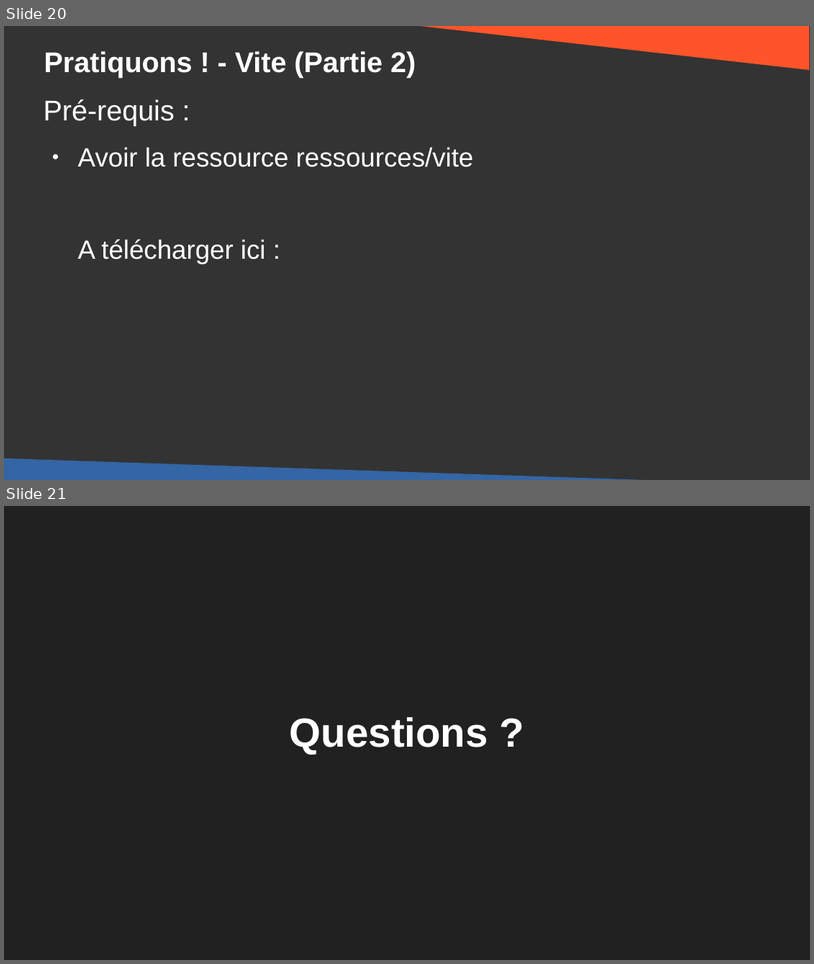
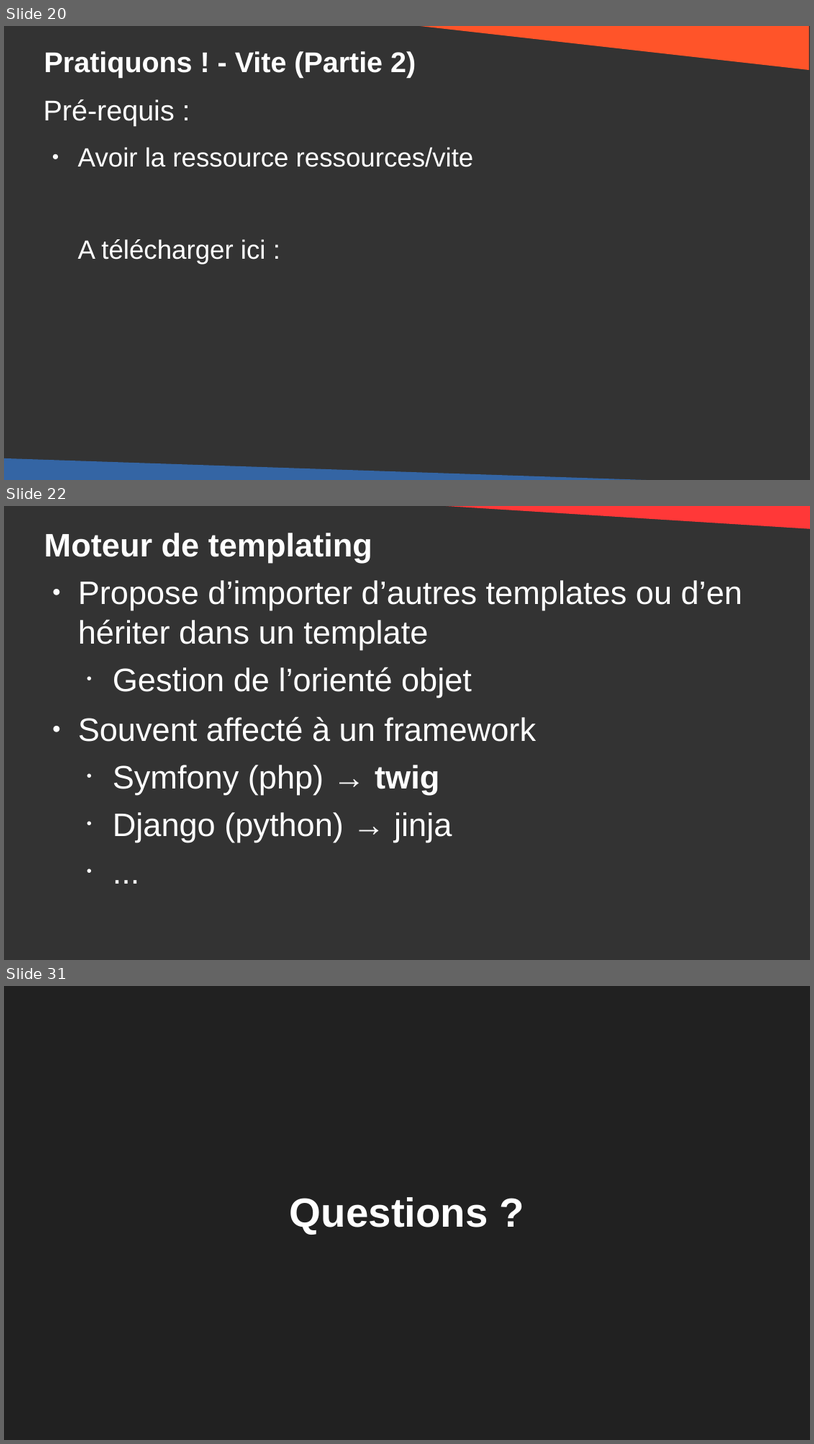
Before and after one commit to DanYellow/cours, a slide deck: developpement-front-s5/travaux-pratiques/numero-4/presentation.odp. Shown one above the other, each under a label of ours: slides 20 and 21 before the commit, slides 20, 22 and 31 after it; the slides between them are not shown. The pictures are 814x964 and 814x1444 pixels, drawn with LibreOffice and Linux fonts; fonts in the diff are those of the drawing. Boxes give left, top, right and bottom in pixels: in the first picture for what was removed or moved away, otherwise in the second. Text is boxed around its words. In the diff, an @@ line names an element or a change of style, - is before the commit and + after.

```diff
--- a/developpement-front-s5/travaux-pratiques/numero-4/presentation.odp
+++ b/developpement-front-s5/travaux-pratiques/numero-4/presentation.odp
@@ slide 22 added at (4, 506, 810, 960), background #333333 @@
@@ right triangle added at (395, 506, 810, 530), fill #FF3838 @@
@@ title added at (44, 533, 373, 562), 32 pt, text #FFFFFF, bold @@
+Moteur de templating
@@ text added at (78, 580, 743, 842), 32 pt, text #FFFFFF @@
+● Propose d’importer d’autres templates ou d’en hériter dans un template
+  • Gestion de l’orienté objet
+● Souvent affecté à un framework
+  • Symfony (php) → twig
+  • Django (python) → jinja
+  • ...
@@ what was slide 21 is now slide 31 @@
```
Also in this commit, not shown: 1 slide changed, 9 other slides added, 2 other files.
